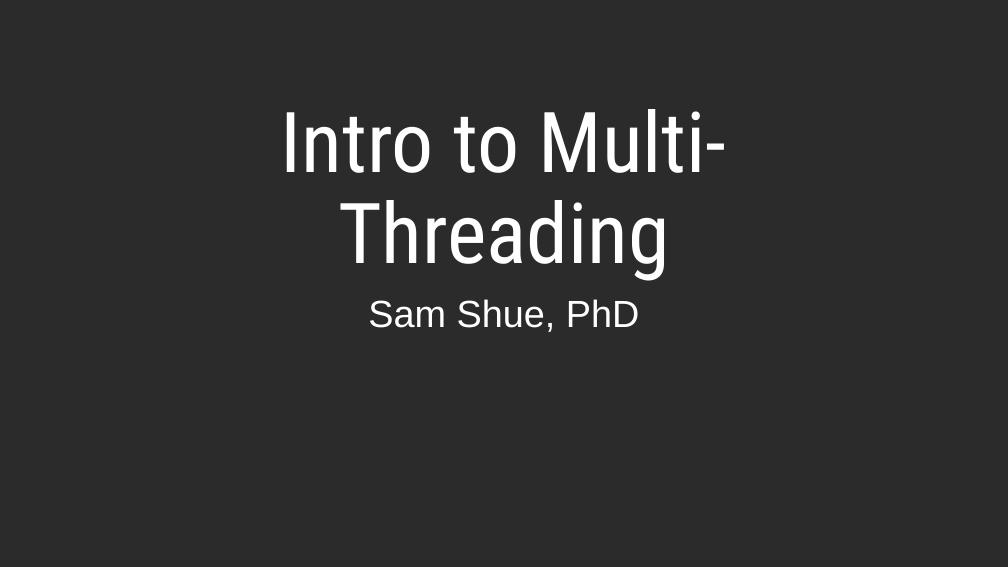
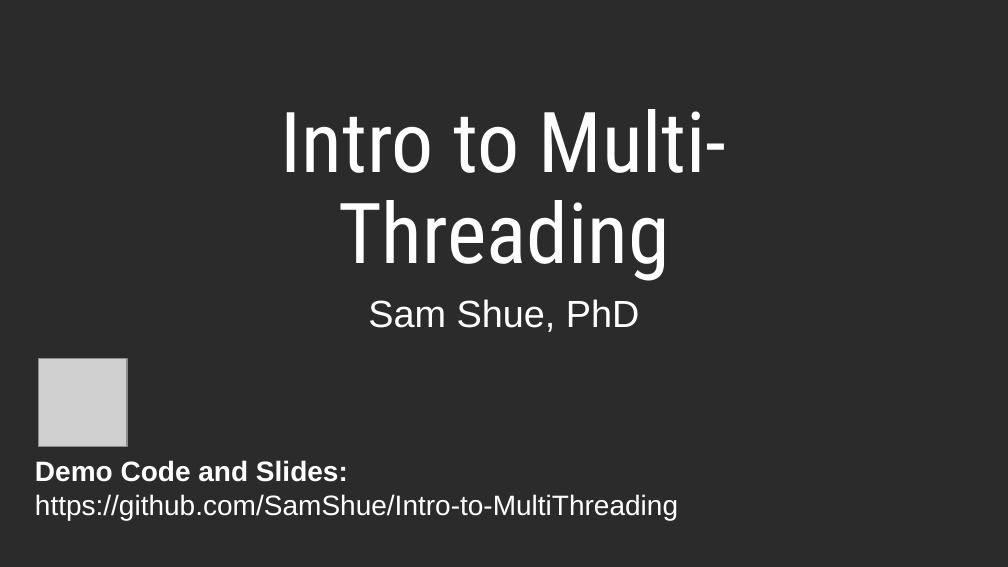
Before and after one commit to SamShue/Intro-to-MultiThreading, a slide deck: slide 1 of IntroToMultiThreading.pptx. Drawn at 1008x567 pixels with LibreOffice and Linux fonts; fonts in the diff are those of the drawing; grey boxes stand for pictures; background and template pictures are left out; a plain dark background stands for a picture behind light text. Boxes give left, top, right and bottom in pixels: in the first picture for what was removed or moved away, otherwise in the second. Text is boxed around its words. In the diff, an @@ line names an element or a change of style, - is before the commit and + after.

```diff
--- a/IntroToMultiThreading.pptx
+++ b/IntroToMultiThreading.pptx
@@ picture added at [38, 359, 127, 447] @@
@@ text added at [35, 460, 678, 520], 20 pt, text #FFFFFF @@
+Demo Code and Slides:
+https://github.com/SamShue/Intro-to-MultiThreading
```
Also in this commit, not shown: 1 other slide changed, 1 other file.
